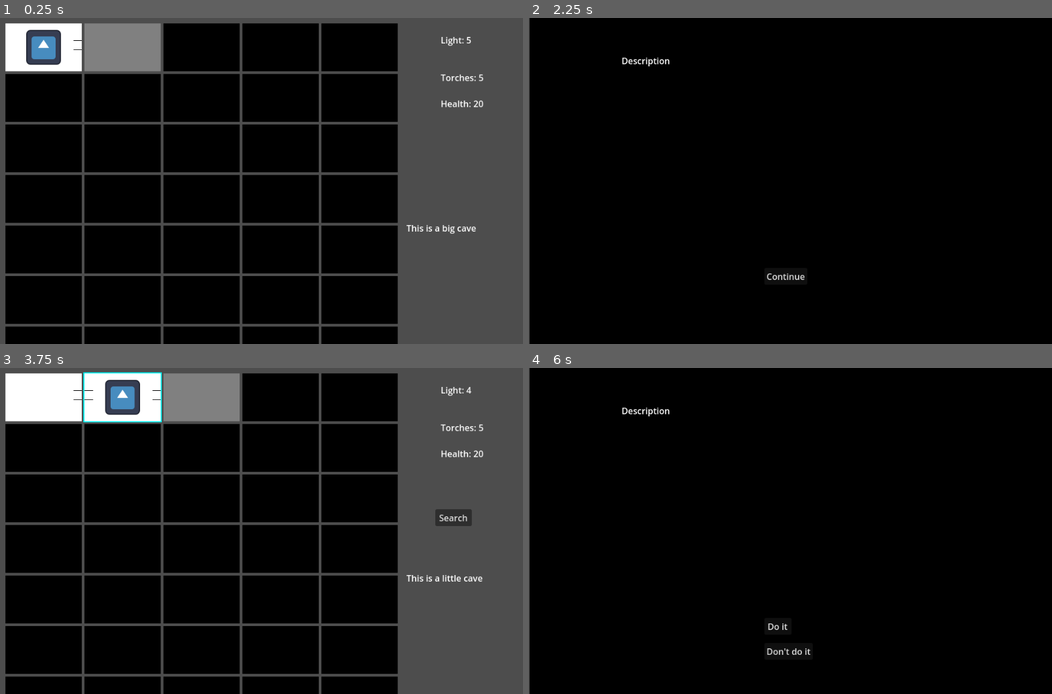
Above: before the commit, frames 1-4 (two rows, left to right).
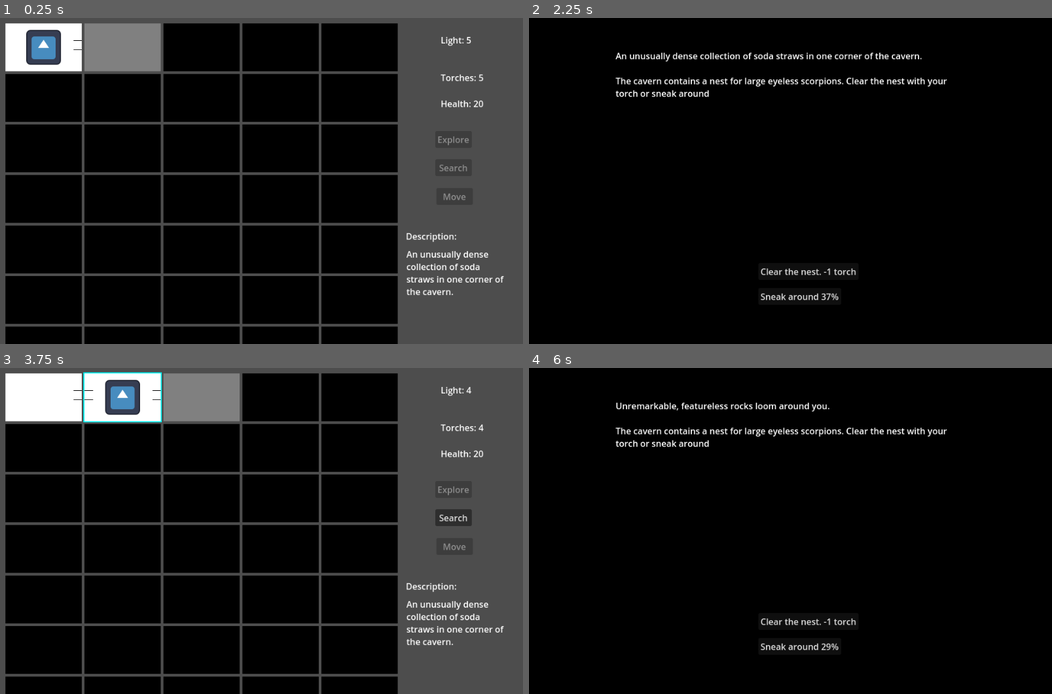
Above: after the commit, the same moments.

Repository: harmadillotw/LD57
Game: Godot game, scene res://Scenes/Main.tscn
The game is run twice, just before and just after one commit, with the same random seed, the same clock (stepped at 60 frames per second) and the same inputs. The engine's default icon, where the game draws it, is replaced by a stand-in: a white triangle on a blue panel in a dark square.
Inputs (mouse positions are in pixels of both pictures, inside the frame that each line leads up to):
- Up to frame 1 (0.25 s): no input
- Up to frame 2 (2.25 s): tap Enter at 0.5 s; drag from (570, 47) to (732, 47) at 0.52 s; tap Space at 1.25 s; drag from (649, 47) to (811, 47) at 1.27 s; click "Explore" at 2 s
- Up to frame 3 (3.75 s): click "Search" at 2.75 s; click "Continue" (after the commit: "Clear the nest. -1 torch") at 3.5 s
- Up to frame 4 (6 s): click "Search" at 4.25 s; tap Enter at 5 s; move the mouse to (732, 397) at 5.02 s; press the mouse at (732, 397) at 5.03 s; release the mouse at (732, 397) at 5.75 s; click "Explore" at 5.75 s

The runs differ from the first frame. In frame 1, 0.9% of the frame differs, in the area x 77-97%, y 36-85%; in frame 2, 2.2%, in the area x 0-80%, y 0-100%; in frame 3, 0.9%; in frame 4, 2.1%.

Commit message:
fleshed out some events

Diff:
--- /dev/null
+++ b/Scenes/DescendPanel.tscn
@@ -0,0 +1,44 @@
+[gd_scene load_steps=3 format=3 uid="uid://lo5ujip16pmb"]
+
+[ext_resource type="Script" uid="uid://eh7lp4w4het8" path="res://Scripts/DecendPanelController.gd" id="1_octcu"]
+
+[sub_resource type="StyleBoxFlat" id="StyleBoxFlat_ts6da"]
+bg_color = Color(0, 0, 0, 1)
+
+[node name="DescendPanel" type="Node2D"]
+top_level = true
+script = ExtResource("1_octcu")
+
+[node name="Panel" type="Panel" parent="."]
+offset_right = 984.0
+offset_bottom = 623.0
+theme_override_styles/panel = SubResource("StyleBoxFlat_ts6da")
+
+[node name="RichTextLabel" type="RichTextLabel" parent="Panel"]
+layout_mode = 0
+offset_left = 169.0
+offset_top = 67.0
+offset_right = 812.0
+offset_bottom = 264.0
+text = "The descent before you looks near vertical. The way looks treacherous but the walls are rough and you can see possible hand holds. You look around and find suitable anchor points for ropes that could aid your climb.
+Should you use ropes to safely descend or risk it and free climb?
+"
+
+[node name="Button" type="Button" parent="Panel"]
+layout_mode = 0
+offset_left = 387.0
+offset_top = 367.0
+offset_right = 559.0
+offset_bottom = 398.0
+text = "Free climb ( risky)"
+
+[node name="Button2" type="Button" parent="Panel"]
+layout_mode = 0
+offset_left = 387.0
+offset_top = 308.0
+offset_right = 559.0
+offset_bottom = 339.0
+text = "Rappel down (1 rope)"
+
+[connection signal="pressed" from="Panel/Button" to="." method="_on_button_pressed"]
+[connection signal="pressed" from="Panel/Button2" to="." method="_on_button_2_pressed"]
--- a/Scenes/EventPanel.tscn
+++ b/Scenes/EventPanel.tscn
@@ -9,10 +9,9 @@
 script = ExtResource("1_u7p6f")
 
 [node name="Panel" type="Panel" parent="."]
-offset_right = 962.0
-offset_bottom = 602.0
+offset_right = 1002.0
+offset_bottom = 626.0
 theme_override_styles/panel = SubResource("StyleBoxFlat_u7p6f")
-metadata/_edit_lock_ = true
 
 [node name="RichTextLabel" type="RichTextLabel" parent="Panel"]
 layout_mode = 0
--- a/Scenes/Main.tscn
+++ b/Scenes/Main.tscn
@@ -1,7 +1,8 @@
-[gd_scene load_steps=3 format=3 uid="uid://b04jkm5ht1kri"]
+[gd_scene load_steps=4 format=3 uid="uid://b04jkm5ht1kri"]
 
 [ext_resource type="Script" uid="uid://dnded3vnu0mv6" path="res://Scripts/GameController.gd" id="1_idj7w"]
 [ext_resource type="PackedScene" uid="uid://clyq0flge8xkt" path="res://Scenes/EventPanel.tscn" id="2_idj7w"]
+[ext_resource type="PackedScene" uid="uid://lo5ujip16pmb" path="res://Scenes/DescendPanel.tscn" id="3_kln2b"]
 
 [node name="Node2D" type="Node2D"]
 script = ExtResource("1_idj7w")
@@ -53,15 +54,28 @@
 
 [node name="DescriptionLabel" type="RichTextLabel" parent="Camera2D"]
 offset_left = 266.0
-offset_top = 75.0
+offset_top = 123.0
 offset_right = 460.0
 offset_bottom = 265.0
 text = "Description"
 
 [node name="EventPanel" parent="Camera2D" instance=ExtResource("2_idj7w")]
 visible = false
-top_level = true
-position = Vector2(1, 0)
+z_index = 1
+position = Vector2(-490, -309)
+
+[node name="DescendPanel" parent="Camera2D" instance=ExtResource("3_kln2b")]
+visible = false
+top_level = false
+z_index = 1
+position = Vector2(-475, -297)
+
+[node name="Label" type="Label" parent="Camera2D"]
+offset_left = 265.0
+offset_top = 90.0
+offset_right = 359.0
+offset_bottom = 113.0
+text = "Description:"
 
 [connection signal="pressed" from="Camera2D/MoveButton" to="." method="_on_move_button_pressed"]
 [connection signal="pressed" from="Camera2D/SearchButton" to="." method="_on_search_button_pressed"]
--- /dev/null
+++ b/Scripts/DecendPanelController.gd
@@ -0,0 +1,55 @@
+extends Node2D
+
+@onready var textLabel : RichTextLabel = $Panel/RichTextLabel
+@onready var button1 : Button = $Panel/Button
+@onready var button2 : Button = $Panel/Button2
+
+var state = 1
+var chance = 95
+var healthLoss = 0
+var lightLoss = 0
+const descText = "The descent before you looks near vertical. The way looks treacherous but the walls are rough and you can see possible hand holds. Free climbing will be slow and dangerous but it is possible. You look around and find suitable anchor points for ropes that could aid your climb.
+\nShould you use ropes to safely descend or risk it and free climb?"
+
+const successText =	"You successfully negotiate the descent but your torch has burned noticeably lower"
+const failureText =	"A hand hold gives way and you fall to the floor below."
+signal decend_completed()
+
+func setup():
+	state = 1
+	textLabel.text = descText
+	button1.set_visible(true)
+	chance = randi_range(25,95)
+	button1.text = "Free climb (" + str(chance) + "%)"
+	button2.set_visible(true)
+	button2.text = "Rappel down (1 rope)"
+	if Global.player.rope > 0:
+		button1.disabled = false
+	else:
+		button1.disabled = true
+
+## decend with rope
+func _on_button_pressed() -> void:
+	if state == 1 :
+		button2.set_visible(false)
+		if randi_range(1,100) > chance:
+			healthLoss = randi_range(1,3)
+			Global.player.health -= healthLoss
+
+			button1.text = "Continue"
+			textLabel.text = failureText
+			state = 2
+		else:
+			lightLoss = randi_range(1,2)
+			Global.player.light -= lightLoss
+			textLabel.text = successText
+			button1.text = "Continue"
+			state = 2
+	else:
+		decend_completed.emit()
+		self.set_visible(false)
+
+func _on_button_2_pressed() -> void:
+	Global.player.rope -= 1
+	decend_completed.emit()
+	self.set_visible(false)
--- a/Scripts/EventPanelController.gd
+++ b/Scripts/EventPanelController.gd
@@ -6,32 +6,101 @@
 
 var event := 0
 var descText := ""
-
+var button1Pct = 0
+var button2Pct = 0
+var b1State = 0
+var b2State = 0
+var descriptionText
 signal event_completed()
 
 func setText(newText):
 	textLabel.text = newText
+
 func populateEvent(newText, eventNum):
-	descText = newText + "/n/n" + Global.events[event][9]
 	event = eventNum
-	button1.text = Global.events[event][7]
-	button2.text = Global.events[event][8]
-	if Global.events[event][6] == 2:
+	descriptionText = newText
+	descText = descriptionText + "\n\n" + Events.EventDesc[event]
+	textLabel.text = descText
+
+	button1Pct = 0
+	button2Pct = 0
+	b1State = 0
+	b2State = 0
+	var button1Text = Events.EventOpt1[eventNum]
+	if Events.Percent1[eventNum] >0:
+		button1Pct = randi_range(1,100)
+		button1Text += " " + str(button1Pct) + "%"
+		b1State = 1
+	var button2Text = Events.EventOpt2[eventNum]
+	if Events.Percent2[eventNum] >0:
+		button2Pct = randi_range(1,100)
+		button2Text += " " + str(button2Pct) + "%"
+		b2State = 1
+	if Events.EventOptions[eventNum] > 1:
 		button2.set_visible(true)
 	else:
-		button2.set_visible(false)
+		button2.set_visible(true)
+	button1.text = button1Text
+	button2.text = button2Text
 
 func _on_button_pressed() -> void:
-	Global.player.health += Global.events[event][0]
-	Global.player.torches += Global.events[event][4]
-	Global.player.light += Global.events[event][2]
-	event_completed.emit()
-	self.set_visible(false)
+	#Global.player.health += Global.events[event][0]
+	#Global.player.torches += Global.events[event][4]
+	#Global.player.light += Global.events[event][2]
+	if b1State == 0:
+		Global.player.health += Events.EventH1[event]
+		Global.player.torches += Events.EventT1[event]
+		Global.player.light += Events.EventL1[event]
+		event_completed.emit()
+		self.set_visible(false)
+	elif b1State == 1:
+		var rolled = randi_range(1,100)
+		if rolled < button1Pct:
+			descText = descriptionText + "\n\n" + Events.SResult1[event]
+			textLabel.text = descText
+			button1.text = "Continue"
+		else:
+			descText = descriptionText + "\n\n" + Events.FResult1[event]
+			textLabel.text = descText
+			button1.text = "Continue"
+			Global.player.health += Events.EventH1[event]
+			Global.player.torches += Events.EventT1[event]
+			Global.player.light += Events.EventL1[event]
+		button2.set_visible(false)
+		b1State = 2
+	elif b1State == 2:
+		event_completed.emit()
+		self.set_visible(false)
 
 func _on_button_2_pressed() -> void:
 
-	Global.player.health += Global.events[event][1]
-	Global.player.torches += Global.events[event][5]
-	Global.player.light += Global.events[event][3]
-	event_completed.emit()
-	self.set_visible(false)
+	#Global.player.health += Global.events[event][1]
+	#Global.player.torches += Global.events[event][5]
+	#Global.player.light += Global.events[event][3]
+	Global.player.health += Events.EventH2[event]
+	Global.player.torches += Events.EventT2[event]
+	Global.player.light += Events.EventL2[event]
+	if b2State == 0:
+		Global.player.health += Events.EventH2[event]
+		Global.player.torches += Events.EventT2[event]
+		Global.player.light += Events.EventL2[event]
+		event_completed.emit()
+		self.set_visible(false)
+	elif b2State == 1:
+		var rolled = randi_range(1,100)
+		if rolled < button2Pct:
+			descText = descriptionText + "\n\n" + Events.SResult2[event]
+			textLabel.text = descText
+			button1.text = "Continue"
+		else:
+			descText = descriptionText + "\n\n" + Events.FResult2[event]
+			textLabel.text = descText
+			button1.text = "Continue"
+			Global.player.health += Events.EventH2[event]
+			Global.player.torches += Events.EventT2[event]
+			Global.player.light += Events.EventL2[event]
+		button2.set_visible(false)
+		b1State = 2
+	elif b2State == 2:
+		event_completed.emit()
+		self.set_visible(false)
--- a/Scripts/Events.gd
+++ b/Scripts/Events.gd
@@ -2,24 +2,74 @@
 
 var numEvents = 2
 
-const Descriptions = ["You stand at the entrance to a vast cave system",
-"This is a cave",
-"This is a big cave",
-"This is a little cave",
-"It is damp",
-"Your words echo around the chamber"]
+const Descriptions = ["You stand at the entrance to a vast cave system. The sun shines brightly outside while the darkness beckons below.",
+"Unremarkable, featureless rocks loom around you.",
+"Unremarkable, featureless rocks loom around you. This feels familiar. Have you been this way before.",
+"Crystal walls sparkle around you in the half light of your torch.",
+"Great crystal stalictites and stalagmites abound. It is like you have passed a portal into a different world.",
+"Huge stalactites descend from the ceiling. Water drips down forming small pools.",
+"The cavern constricts forcing you to crouch and sometimes crawl to make progress.",
+"The ceiling rises like a vaulted cathedral. You find yourself holding your breath as you stair upwards.",
+"The floor is littered with small stalagmites. You carefully manoeuvre  around them to avoid tripping.",
+"The air is damp and cloying. Water runs down the walls disappearing underground before it can pool.",
+"Impressive flowstones dominate the chamber. Perhaps larger than any you have seen in previous travels.",
+"An unusually dense collection of soda straws in one corner of the cavern.",
+"You feel a slight breeze on your face. You find the source is a small fissure that must lead back to the surface. But far too small for you to enter.",
+"A small river of water flows through the cave. Both its entrance  and exit too small for you to explore.",
+"A lake of freezing water stretches across the cavern. You are forced to hug the wall to continue.",
+]
 
-const EventDesc = ["", "Do a thing"]
+const EventDesc = ["",
+ "You find some rubbish left by a previous explorer. You are able to fashion a crude torch.",
+"You find some rubbish left by a previous explorer. You are able to fashion 2 crude torches.",
+"You find some rubbish left by a previous explorer. You are able to fashion 3 crude torches.",
+"Sunlight streams into the cavern from a large fissure  in the ceiling. Light +1.",
+"Slime mould has spread across the floor making movement treacherous and slowing your progress. Light -1",
+"A large crevasse blocks your progress. You are forced to spend time searching for a way around. Light -2",
+"You find insects of a type you don't recognise glowing with an internal bioluminescence. They light the cavern in a faint flow. Light +1",
+"Bioluminescence moss covers the walls lighting your progress. Light +2",
+"Strange vines or possibly roots cover the walls. They can be used as a makeshift but sturdy rope. Rope +1",
+"You find some rubbish left by a previous explorer. You find some usable rope. Rope +1.",
+"A rock shifts under your foot and you fall grazing your arm. Health -1",
 
-const EventH1 = [0,1]
-const EventH2 = [0,2]
-const EventL1 = [0,1]
-const EventL2 = [0,2]
-const EventT1 = [0,1]
-const EventT2 = [0,2]
-const EventOptions = [1,2]
-const EventOpt1 = ["Continue","Do it"]
-const EventOpt2 = ["","Don't do it"]
+"A crevasse blocks your progress. Perhaps it is small enough to jump across.",
+"The cavern contains a nest for large eyeless scorpions. Clear the nest with your torch or sneak around"
+]
+
+const EventH1 = [0,0,0,0,0,0,0,0,0,0
+				,0,-1,-2,0]
+const EventH2 = [0,0,0,0,0,0,0,0,0,0
+				,0,0,0,-1]
+const EventL1 = [0,0,0,0,1,-1,-2,1,2,0,
+				0,0,0,0]
+const EventL2 = [0,0,0,0,0,0,0,0,0,0
+				,0,0,-1,0]
+const EventT1 = [0,1,2,3,0,0,0,0,0,0
+				,0,0,0,-1]
+const EventT2 = [0,0,0,0,0,0,0,0,0,0
+				,0,0,0,0]
+const EventR1 = [0,0,0,0,0,0,0,0,0,0
+				,1,0,0,0]
+const EventR2 = [0,0,0,0,0,0,0,0,0,0
+				,0,0,0,0]
+const EventOptions = [1,1,1,1,1,1,1,1,1,1
+				,1,1,1,2]
+const EventOpt1 = ["Continue","Continue","Continue","Continue","Continue","Continue","Continue","Continue","Continue","Continue",
+					"Continue","Continue", "Jump", "Clear the nest. -1 torch"]
+const EventOpt2 = ["","","","","","","","","","",
+					"","","Go Around. -1 light", "Sneak around"]
+const Percent1 = [0,0,0,0,0,0,0,0,0,0,
+					0,0,1,0]
+const Percent2 = [0,0,0,0,0,0,0,0,0,0
+,0,0,0,1]
+const SResult1 = ["","","","","","","","","","",
+				"","","You clear the crevasse without trouble",""]
+const SResult2 = ["","","","","","","","","","",
+				"","","","You sucessfully sneak around the scorpion nest"]
+const FResult1 = ["","","","","","","","","","",
+				"","","You misjudge the jump and just catch the lip. You drag yourself up but are left bruised",""]
+const FResult2 = ["","","","","","","","","","",
+				"","","","Your were too noisy and are bitten by the scorpions. -1 health"]
 #explore events
 #waterfall
 #lake
--- a/Scripts/GameController.gd
+++ b/Scripts/GameController.gd
@@ -13,6 +13,7 @@
 @onready var descriptionLabel : RichTextLabel = $Camera2D/DescriptionLabel
 
 @onready var eventLabel: Node2D = $Camera2D/EventPanel
+@onready var descendLabel: Node2D = $Camera2D/DescendPanel
 
 
 var previousPlayerTileId
@@ -29,6 +30,7 @@
 	instance.position = Vector2(10,10)
 	instance.tile_selected.connect(_on_Emitter_tile_selected)
 	eventLabel.event_completed.connect(_on_Event_Complete)
+	descendLabel.decend_completed.connect(_on_Event_Complete)
 	add_child(instance)
 	updateStatus()
 	_on_Emitter_tile_selected(0)
@@ -48,18 +50,23 @@
 	updateStatus()
 
 func updateUI():
-	exploreButton.set_visible(false)
-	searchButton.set_visible(false)
-	moveButton.set_visible(false)
+	#exploreButton.set_visible(false)
+	exploreButton.disabled = true
+	#searchButton.set_visible(false)
+	searchButton.disabled = true
+	#moveButton.set_visible(false)
+	moveButton.disabled = true
 	if (selectedTileStat.reachable):
 		if (Global.player.location_id == selectedTile.id):
 			if (selectedTile.explored) && (!selectedTile.searched):
-				searchButton.set_visible(true)
+				#searchButton.set_visible(true)
+				searchButton.disabled = false
 		if !selectedTile.explored && selectedTileStat.accessible:
-			exploreButton.set_visible(true)
-
+			#exploreButton.set_visible(true)
+			exploreButton.disabled = false
 		if ((selectedTile.explored) && Global.player.location_id != selectedTile.id) && selectedTileStat.accessible:
-			moveButton.set_visible(true)
+			#moveButton.set_visible(true)
+			moveButton.disabled = false
 
 func clearAccessible(id):
 	if (id > 0):
@@ -98,14 +105,24 @@
 
 func _on_explore_button_pressed() -> void:
 	if selectedTile:
+		var doDescent = false
+		if (Global.player.location_id > Global.columns) && (Global.player.location_id == (selectedTile.id - Global.columns)):
+			if (Global.tileStatsDictionary[Global.player.location_id].bottomE):
+				doDescent = true
 		Global.tileStatsDictionary[selectedTile.id].explored = true
 		var description = Global.tileStatsDictionary[selectedTile.id].description
-		var displayText = Events.Descriptions[description]
+		if 	doDescent:
+			descendLabel.setup()
+			descendLabel.set_visible(true)
+		else:
+			var displayText = Events.Descriptions[description]
+			eventLabel.populateEvent(displayText,Global.tileStatsDictionary[selectedTile.id].event)
+			#eventLabel.setText(displayText)
+			eventLabel.set_visible(true)
+
 		updateDescription()
 		selectedTile.exploreTile()
-		eventLabel.populateEvent(displayText,Global.tileStatsDictionary[selectedTile.id].event)
-		#eventLabel.setText(displayText)
-		eventLabel.set_visible(true)
+
 		updateDescription()
 		movePlayer()
 		updateUI()
@@ -324,18 +341,113 @@
 				elif (id ==4):
 					newTileStat.explored = false
 					newTileStat.leftE = true
+			## assign descriptions
 			if (id ==0):
 				newTileStat.description = 0
-				newTileStat.event = 0
 			if (id ==1):
-				newTileStat.description = 0
-				newTileStat.event = 0
+				newTileStat.description = 1
 			if (id ==2):
 				newTileStat.description = 1
-				newTileStat.event = 1
 			else:
-				newTileStat.description = rng.randi_range(1,5)
-				newTileStat.event = 0
+				var rolled = rng.randi_range(1,100)
+				if (i > 20):
+					match rolled:
+						1,2,3,4,5,6,7,8,9,10:
+							newTileStat.description = 1
+						11,12,13,14,15,16,17,18,19,20:
+							newTileStat.description = 1
+						21,22,23,24,25:
+							newTileStat.description = 2
+						31,32,33,34,35,36,37,38,39,40:
+							newTileStat.description = 1
+						41,42,43,44,45,46,47,48,49,50:
+							newTileStat.description = 1
+						51,52,53,54,55:
+							newTileStat.description = 5
+						56,57,58,59,60:
+							newTileStat.description = 6
+						61,62,63,64,65:
+							newTileStat.description = 7
+						66,67,68,69,70:
+							newTileStat.description = 8
+						71,72,73,74,75:
+							newTileStat.description = 9
+						76,77,78,79,80:
+							newTileStat.description = 10
+						81,82,83,84,85:
+							newTileStat.description = 11
+						86,87,88,89,90:
+							newTileStat.description = 12
+						91,92,93,94,95:
+							newTileStat.description = 13
+						96,97,98,99,100:
+							newTileStat.description = 14
+				elif (i > 30):
+					match rolled:
+						1,2,3,4,5,6,7,8,9,10:
+							newTileStat.description = 3
+						11,12,13,14,15,16,17,18,19,20:
+							newTileStat.description = 3
+						21,22,23,24,25:
+							newTileStat.description = 4
+						31,32,33,34,35,36,37,38,39,40:
+							newTileStat.description = 4
+						41,42,43,44,45,46,47,48,49,50:
+							newTileStat.description = 3
+						51,52,53,54,55:
+							newTileStat.description = 5
+						56,57,58,59,60:
+							newTileStat.description = 6
+						61,62,63,64,65:
+							newTileStat.description = 7
+						66,67,68,69,70:
+							newTileStat.description = 8
+						71,72,73,74,75:
+							newTileStat.description = 9
+						76,77,78,79,80:
+							newTileStat.description = 10
+						81,82,83,84,85:
+							newTileStat.description = 11
+						86,87,88,89,90:
+							newTileStat.description = 12
+						91,92,93,94,95:
+							newTileStat.description = 13
+						96,97,98,99,100:
+							newTileStat.description = 14
+				else:
+					match rolled:
+						1,2,3,4,5,6,7,8,9,10:
+							newTileStat.description = 1
+						11,12,13,14,15,16,17,18,19,20:
+							newTileStat.description = 2
+						21,22,23,24,25:
+							newTileStat.description = 3
+						31,32,33,34,35,36,37,38,39,40:
+							newTileStat.description = 4
+						41,42,43,44,45,46,47,48,49,50:
+							newTileStat.description = 1
+						51,52,53,54,55:
+							newTileStat.description = 5
+						56,57,58,59,60:
+							newTileStat.description = 6
+						61,62,63,64,65:
+							newTileStat.description = 7
+						66,67,68,69,70:
+							newTileStat.description = 8
+						71,72,73,74,75:
+							newTileStat.description = 9
+						76,77,78,79,80:
+							newTileStat.description = 10
+						81,82,83,84,85:
+							newTileStat.description = 11
+						86,87,88,89,90:
+							newTileStat.description = 12
+						91,92,93,94,95:
+							newTileStat.description = 13
+						96,97,98,99,100:
+							newTileStat.description = 14
+			## assign events
+			newTileStat.event = 13
 			Global.tileStatsDictionary[id] = newTileStat
 			id += 1
 	id=0
--- a/Scripts/PlayerController.gd
+++ b/Scripts/PlayerController.gd
@@ -6,6 +6,7 @@
 var gridHeight = 88
 var gridWSpace = 5
 var gridHSpace = 5
+@export var rope = 10
 @export var torches = 5
 @export var light = 5
 @export var health = 20
Renamed: Scenes/tile_base_right.jpg -> Images/tile_base_right.jpg
Not shown, changed: Images/tile_base_right.jpg.import
Not shown, added: Scripts/DecendPanelController.gd.uid
